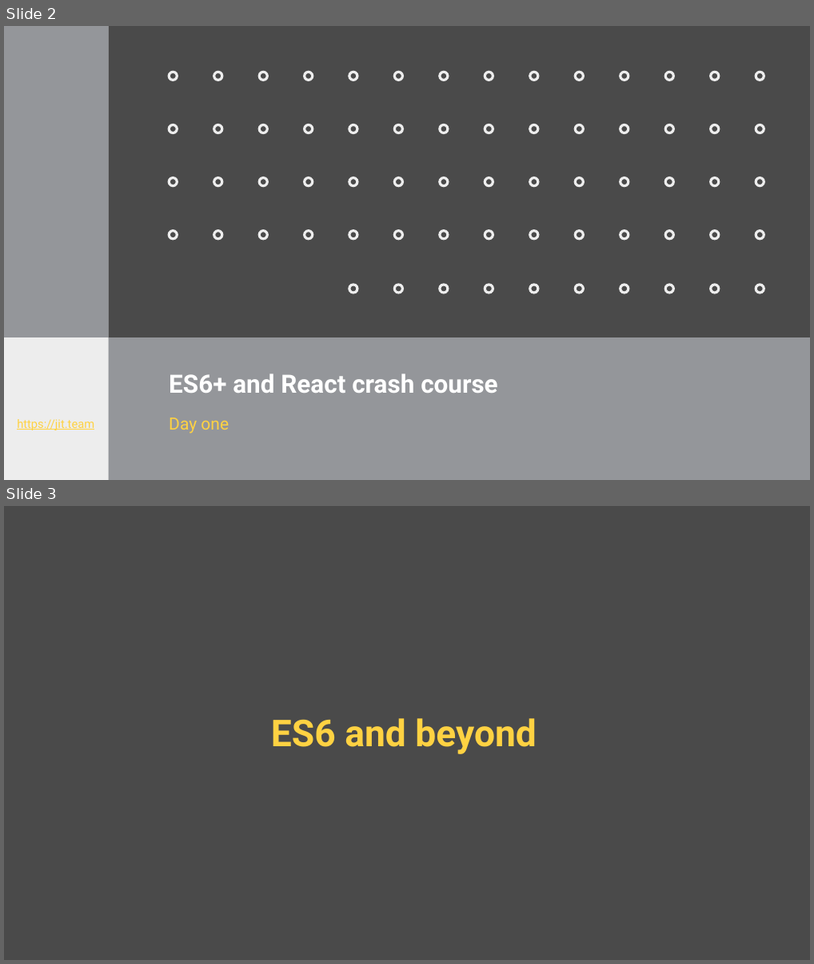
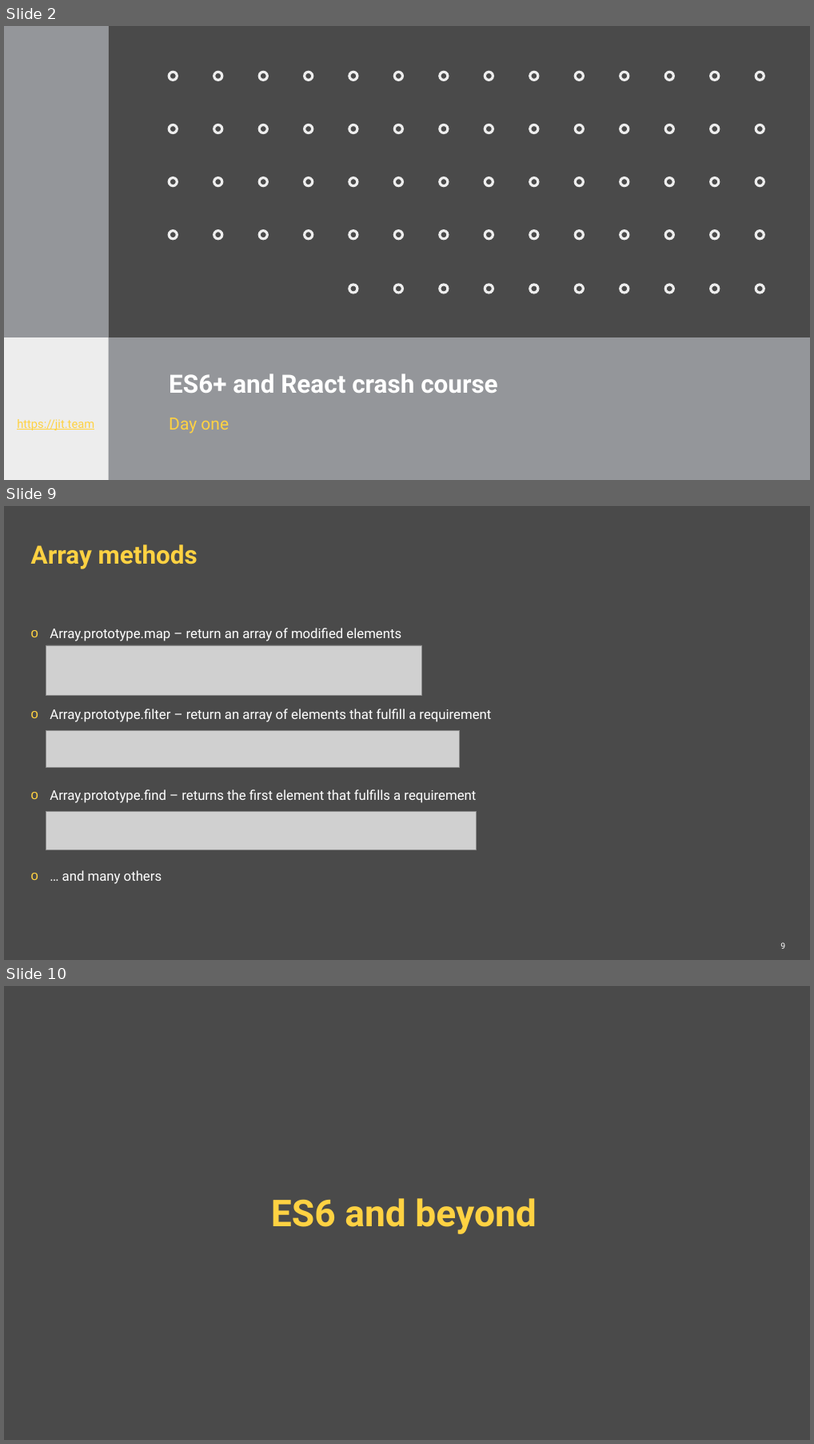
Before and after one commit to ppuzio/react-course-examples, a slide deck: React BEST course.pptx. Shown one above the other, each under a label of ours: slides 2 and 3 before the commit, slides 2, 9 and 10 after it; the slides between them are not shown. The pictures are 814x964 and 814x1444 pixels, drawn with LibreOffice and Linux fonts; fonts in the diff are those of the drawing; grey boxes stand for pictures; background and template pictures are left out. Boxes give left, top, right and bottom in pixels: in the first picture for what was removed or moved away, otherwise in the second. Text is boxed around its words. In the diff, an @@ line names an element or a change of style, - is before the commit and + after.

```diff
--- a/React BEST course.pptx
+++ b/React BEST course.pptx
@@ slide 9 added at <box>4,506,810,960</box>, background #4A4A4A @@
@@ title added at <box>31,544,198,569</box>, 30 pt, text #FFD242, bold @@
+Array methods
@@ picture added at <box>46,645,422,696</box> @@
@@ text added at <box>50,628,491,884</box>, 16 pt, text #FFFFFF @@
+o Array.prototype.map – return an array of modified elements
+o Array.prototype.filter – return an array of elements that fulfill a requirement
+o Array.prototype.find – returns the first element that fulfills a requirement
+o … and many others
@@ picture added at <box>46,730,459,767</box> @@
@@ picture added at <box>46,811,476,850</box> @@
@@ page number added at <box>781,942,786,948</box>, 10 pt, text #FFFFFF @@
+9
@@ what was slide 3 is now slide 10 @@
```
Also in this commit, not shown: 8 slides changed, 6 other slides added, 4 other files.
